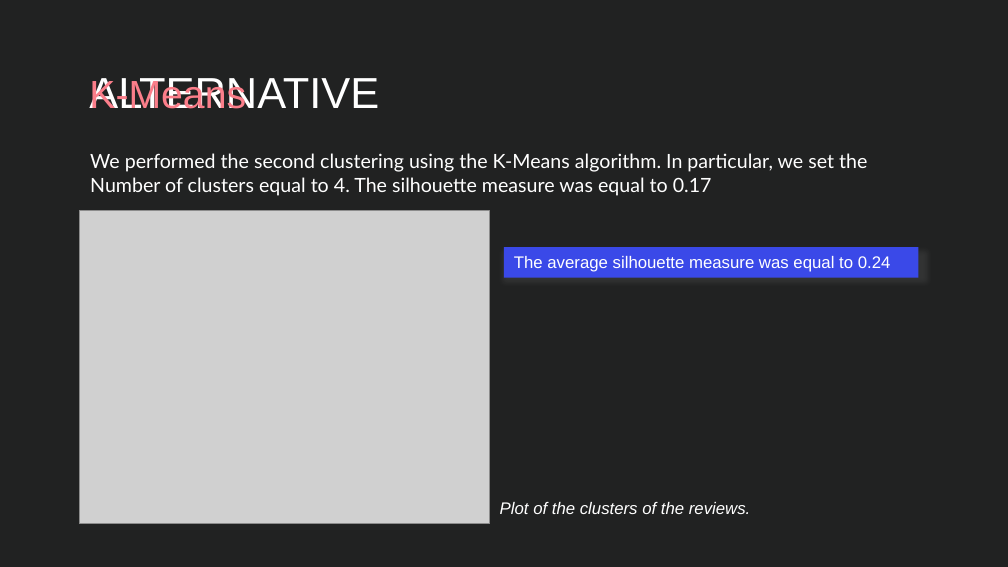
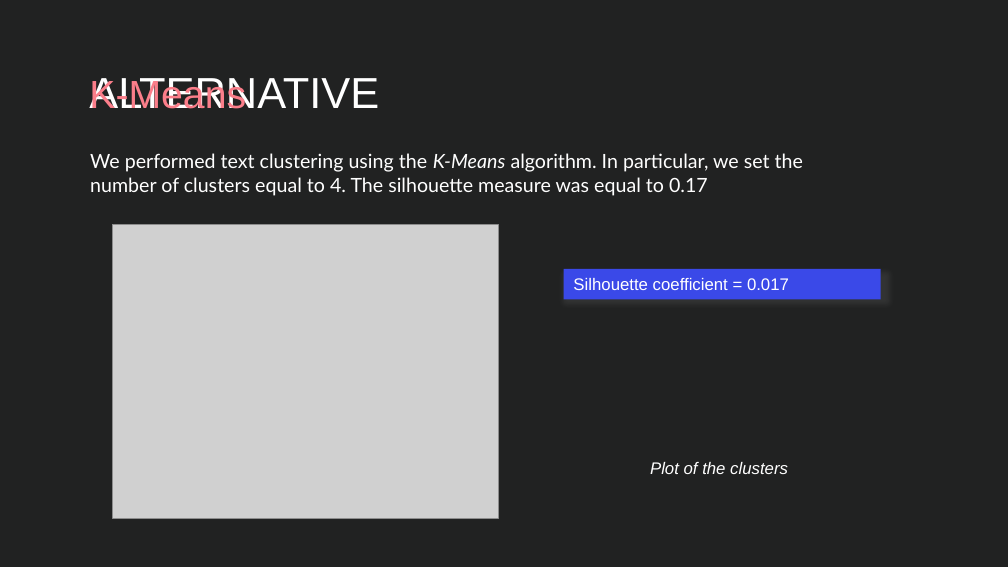
Before and after one commit to Blowdire/TextMiningProject, a slide deck: slide 23 of slideshow/TextMining-Slideshow.pptx (slide 27 before the commit). Drawn at 1008x567 pixels with LibreOffice and Linux fonts; fonts in the diff are those of the drawing; grey boxes stand for pictures. Boxes give left, top, right and bottom in pixels: in the first picture for what was removed or moved away, otherwise in the second. Text is boxed around its words. In the diff, an @@ line names an element or a change of style, - is before the commit and + after.

```diff
--- a/slideshow/TextMining-Slideshow.pptx
+++ b/slideshow/TextMining-Slideshow.pptx
@@ text at [90,153,803,196]: text changed @@
-We performed the second clustering using the K-Means algorithm. In particular, we set the
-Number of clusters equal to 4. The silhouette measure was equal to 0.17
+We performed text clustering using the K-Means algorithm. In particular, we set the number of clusters equal to 4. The silhouette measure was equal to 0.17
@@ picture: place and size @@
-picture at [80,211,490,523]
+picture at [113,224,499,518]
@@ rectangle removed at [504,247,918,277] @@
-The average silhouette measure was equal to 0.24
@@ rectangle added at [563,269,881,299], fill #3A49E8, 12 pt, text #FFFFFF @@
+Silhouette coefficient = 0.017
@@ text at [650,462,788,474]: text changed @@
-Plot of the clusters of the reviews.
+Plot of the clusters
```
Also in this commit, not shown: 24 other slides changed, 5 slides removed, 8 other files.
